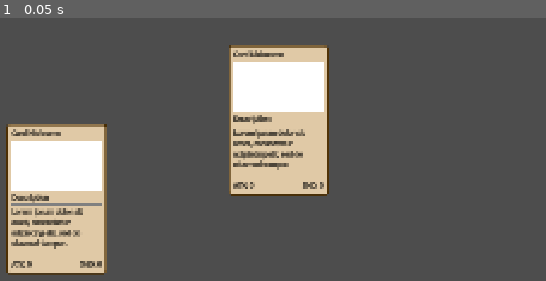
Above: before the commit, frame 1.
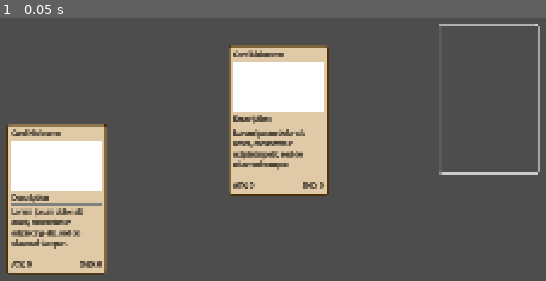
Above: after the commit, the same moment.

Repository: nstryder/pathos-game
Game: Godot game, scene res://workspace/table_playground.tscn
The game is run twice, just before and just after one commit, with the same random seed, the same clock (stepped at 60 frames per second) and the same inputs. This scene is started directly instead of the project's main scene.
Inputs:
- Up to frame 1 (0.05 s): no input

The runs differ from the first frame. In frame 1, 0.5% of the frame differs, in the area x 80-99%, y 2-60%.

Commit message:
Add card slots

Diff:
--- a/project.godot
+++ b/project.godot
@@ -42,6 +42,11 @@
 
 theme/default_font_multichannel_signed_distance_field=true
 
+[layer_names]
+
+2d_physics/layer_1="Cards"
+2d_physics/layer_2="Slots"
+
 [rendering]
 
 renderer/rendering_method="mobile"
--- a/src/actors/card_manager.gd
+++ b/src/actors/card_manager.gd
@@ -1,6 +1,7 @@
 extends Node2D
 
-@export_flags_2d_physics var collision_mask: int
+const COLLISION_MASK_CARD = 0b1
+const COLLISION_MASK_SLOT = 0b10
 
 var card_being_dragged: EntityCard
 var last_card_dragged: EntityCard
@@ -16,7 +17,7 @@
 
 
 func start_drag() -> void:
-	card_being_dragged = raycast_check_for_card()
+	card_being_dragged = raycast_check_for_card(COLLISION_MASK_CARD)
 	if last_card_dragged:
 		last_card_dragged.z_index = 1
 	if card_being_dragged:
@@ -30,6 +31,11 @@
 	if card_being_dragged:
 		card_being_dragged.has_shadow = false
 		card_being_dragged.scale = Vector2.ONE
+		var card_slot_found: CardSlot = raycast_check_for_card(COLLISION_MASK_SLOT)
+		if card_slot_found and not card_slot_found.card_is_in_slot:
+			card_being_dragged.global_position = card_slot_found.global_position
+			card_being_dragged.draggable = false
+			card_slot_found.card_is_in_slot = true
 	card_being_dragged = null
 
 
@@ -40,7 +46,7 @@
 		card_being_dragged.global_position = screen_bounds_clamped_pos
 
 
-func raycast_check_for_card() -> EntityCard:
+func raycast_check_for_card(collision_mask: int) -> Node2D:
 	var space_state := get_world_2d().direct_space_state
 	var parameters := PhysicsPointQueryParameters2D.new()
 	parameters.position = get_global_mouse_position()
@@ -54,10 +60,10 @@
 
 
 # Cards parameter should be from a dict returned by intersect_point()
-func get_card_with_highest_z_index(cards: Array[Dictionary]) -> EntityCard:
-	return cards.map(func(x: Dictionary) -> EntityCard:
+func get_card_with_highest_z_index(cards: Array[Dictionary]) -> Node2D:
+	return cards.map(func(x: Dictionary) -> Node2D:
 		print(x.collider.owner.z_index)
 		return x.collider.owner
-	).reduce(func(a: EntityCard, b: EntityCard) -> EntityCard:
+	).reduce(func(a: Node2D, b: Node2D) -> Node2D:
 		return a if a.z_index > b.z_index else b
 	)
--- a/src/actors/card_manager.tscn
+++ b/src/actors/card_manager.tscn
@@ -4,4 +4,3 @@
 
 [node name="CardManager" type="Node2D"]
 script = ExtResource("1_1vxfg")
-collision_mask = 1
--- /dev/null
+++ b/src/actors/card_slot.gd
@@ -0,0 +1,4 @@
+extends Node2D
+class_name CardSlot
+
+var card_is_in_slot: bool = false
--- /dev/null
+++ b/src/actors/card_slot.tscn
@@ -0,0 +1,35 @@
+[gd_scene load_steps=4 format=3 uid="uid://c1t6j0a6ap1jc"]
+
+[ext_resource type="Script" uid="uid://kug7wfhc23b7" path="res://src/actors/card_slot.gd" id="1_bv7x1"]
+
+[sub_resource type="StyleBoxFlat" id="StyleBoxFlat_ilo2n"]
+bg_color = Color(0.6, 0.6, 0.6, 0)
+border_width_left = 3
+border_width_top = 3
+border_width_right = 3
+border_width_bottom = 3
+corner_radius_top_left = 6
+corner_radius_top_right = 6
+corner_radius_bottom_right = 6
+corner_radius_bottom_left = 6
+corner_detail = 4
+
+[sub_resource type="RectangleShape2D" id="RectangleShape2D_3scsr"]
+size = Vector2(240, 360)
+
+[node name="CardSlot" type="Node2D"]
+script = ExtResource("1_bv7x1")
+
+[node name="Panel" type="Panel" parent="."]
+offset_left = -120.0
+offset_top = -180.0
+offset_right = 120.0
+offset_bottom = 180.0
+theme_override_styles/panel = SubResource("StyleBoxFlat_ilo2n")
+
+[node name="Area2D" type="Area2D" parent="."]
+collision_layer = 2
+collision_mask = 2
+
+[node name="CollisionShape2D" type="CollisionShape2D" parent="Area2D"]
+shape = SubResource("RectangleShape2D_3scsr")
--- a/src/actors/entity_cards/entity_card.gd
+++ b/src/actors/entity_cards/entity_card.gd
@@ -7,6 +7,11 @@
 var max_shield: int
 var current_attack: int
 var current_shield: int
+var draggable: bool = true:
+	set(value):
+		draggable = value
+		($Area2D/CollisionShape2D as CollisionShape2D).disabled = !value
+
 
 var has_shadow: bool = false:
 	set(value):
--- a/workspace/table_playground.tscn
+++ b/workspace/table_playground.tscn
@@ -1,7 +1,8 @@
-[gd_scene load_steps=3 format=3 uid="uid://buyir22g6fd6q"]
+[gd_scene load_steps=4 format=3 uid="uid://buyir22g6fd6q"]
 
 [ext_resource type="PackedScene" uid="uid://brojsgyxvag1" path="res://src/actors/card_manager.tscn" id="1_ilo2n"]
 [ext_resource type="PackedScene" uid="uid://c2gshyv3lm0xw" path="res://src/actors/entity_cards/entity_card.tscn" id="2_3scsr"]
+[ext_resource type="PackedScene" uid="uid://c1t6j0a6ap1jc" path="res://src/actors/card_slot.tscn" id="3_3scsr"]
 
 [node name="TablePlayground" type="Node2D"]
 
@@ -12,3 +13,6 @@
 
 [node name="EntityCard2" parent="CardManager" instance=ExtResource("2_3scsr")]
 position = Vector2(850, 427)
+
+[node name="CardSlot" parent="." instance=ExtResource("3_3scsr")]
+position = Vector2(1355, 376)
Not shown, added: src/actors/card_slot.gd.uid
